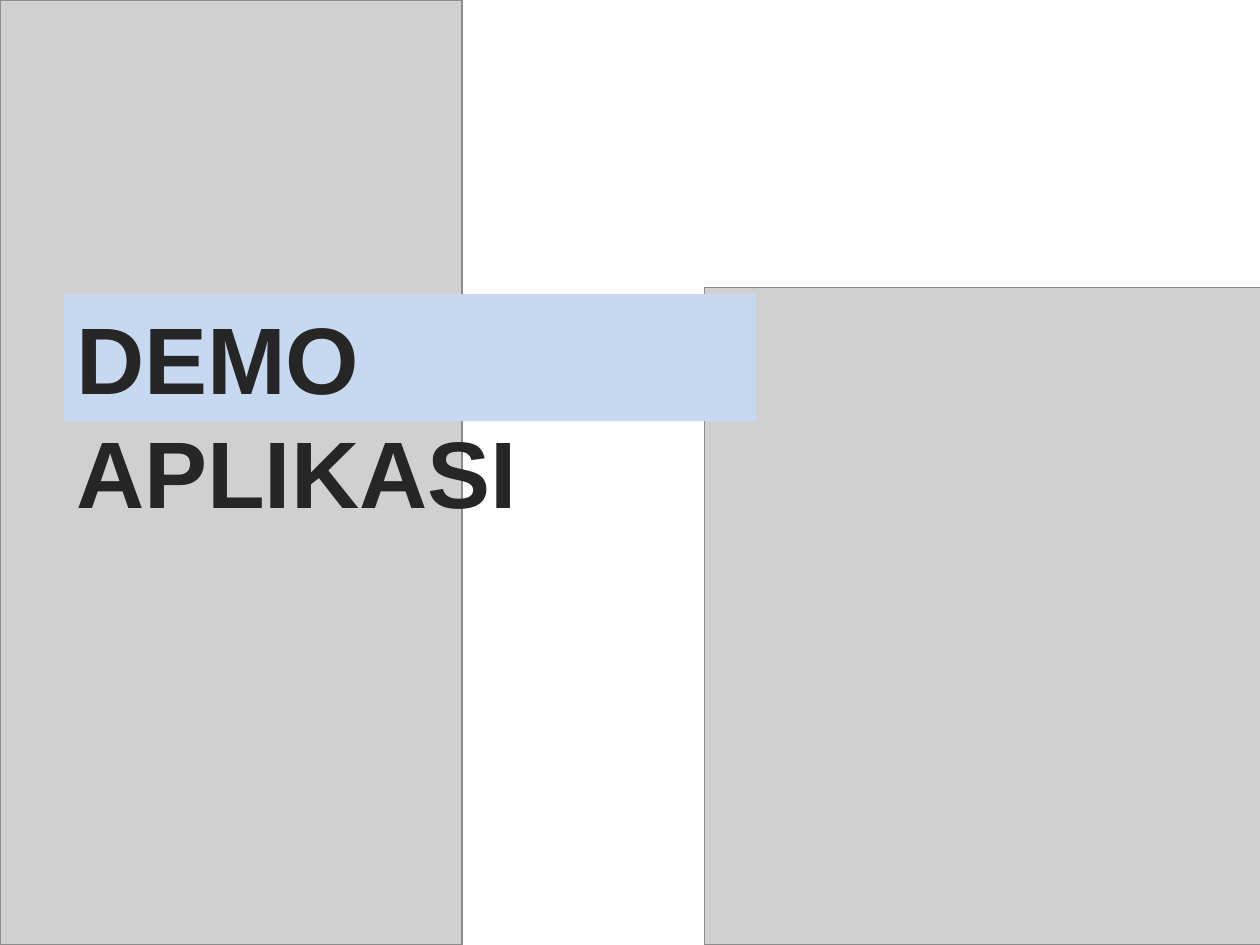
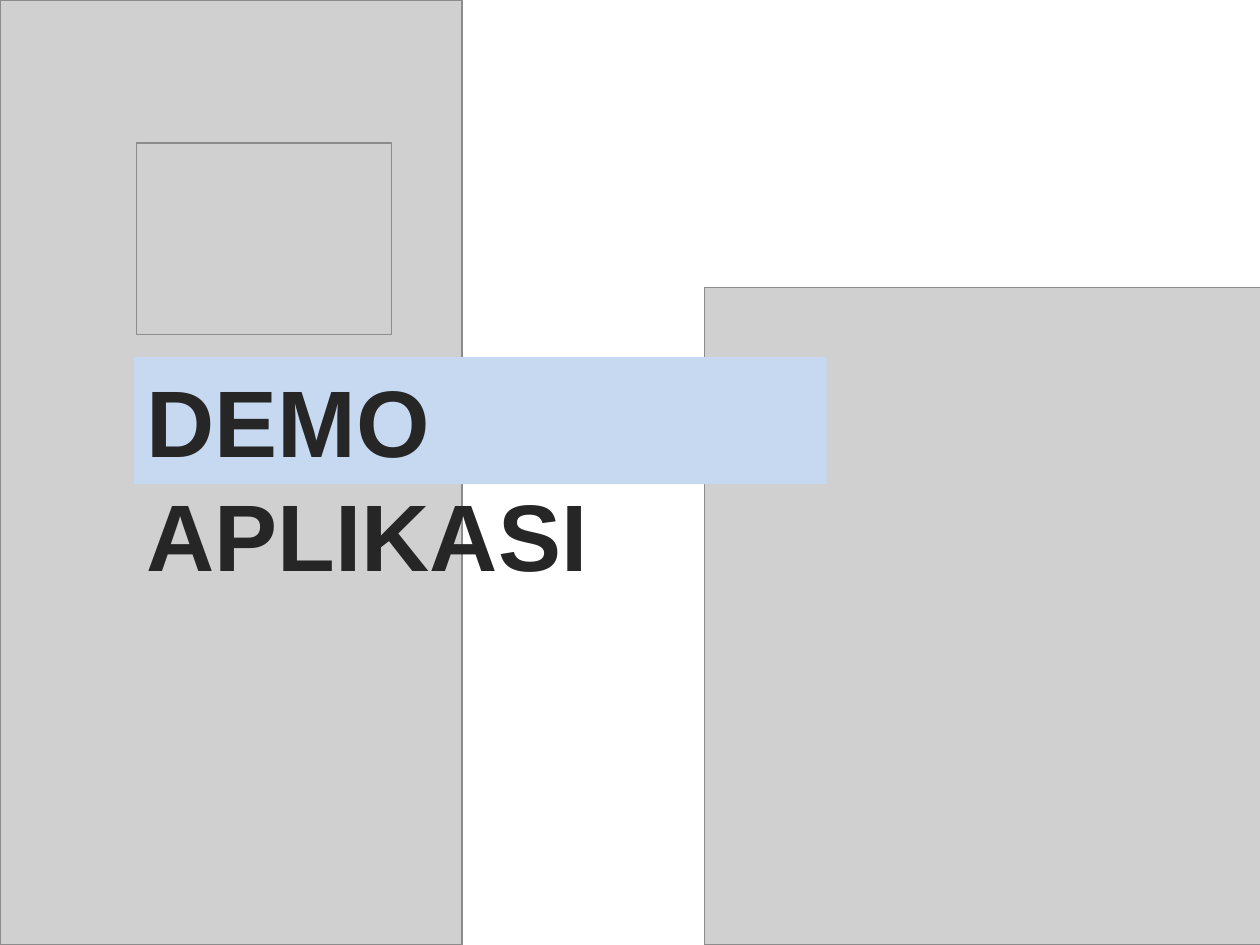
Before and after one commit to ahmadpaudji/DTTI, a slide deck: slide 9 of Laporan PKL/Presentasi/Presentasi 01.pptx. Drawn at 1260x945 pixels with LibreOffice and Linux fonts; fonts in the diff are those of the drawing; grey boxes stand for pictures. Boxes give left, top, right and bottom in pixels: in the first picture for what was removed or moved away, otherwise in the second. Text is boxed around its words. In the diff, an @@ line names an element or a change of style, - is before the commit and + after.

```diff
--- a/Laporan PKL/Presentasi/Presentasi 01.pptx
+++ b/Laporan PKL/Presentasi/Presentasi 01.pptx
@@ picture added at (x1=136, y1=144, x2=391, y2=335) @@
@@ rectangle "DEMO APLIKASI" moved from (x1=64, y1=294, x2=756, y2=421) to (x1=135, y1=357, x2=827, y2=484) @@
```
Also in this commit, not shown: 3 other slides changed, 12 other files.
